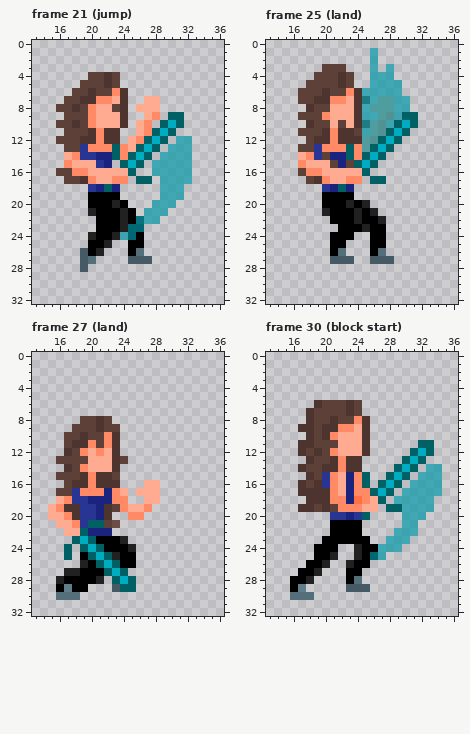
Pixel-art file: assets/characters/lilah.aseprite. The picture above was drawn from the file before the commit.
50x34 pixels, 39 frames. Shown: frame 21 (jump): x 13..36, y 0..32; frame 25 (land): x 13..36, y 0..32; frame 27 (land): x 13..36, y 0..32; frame 30 (block start): x 13..36, y 0..32. The commit also changed other frames, which this record leaves out.
And afterwards:
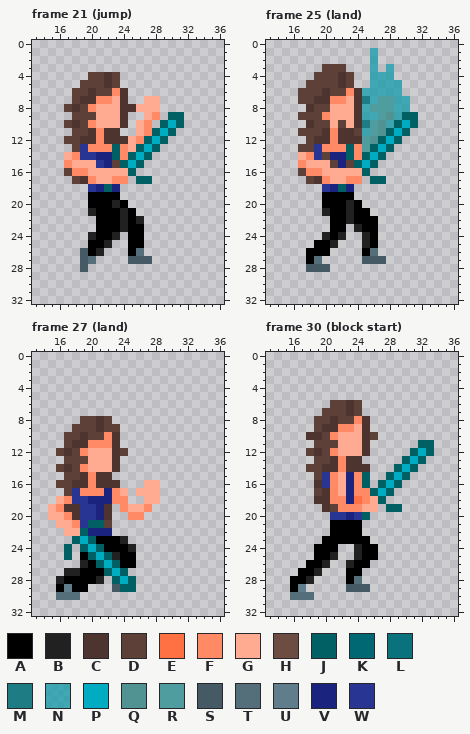
Palette (. is transparent): A #000000  B #212121  C #4e342e  D #5d4037  E #ff7043  F #ff8a65  G #ffab91  H #6d4c41  J #006064  K #006873  L #0a727d  M #1d7c84  N #0097a7af  P #00acc1  Q #509392  R #509da0  S #455a64  T #546e7a  U #607d8b  V #1a237e  W #283593
Commit: Update jump animations
The edit:
Frame 21 (jump), layers "Layer 2", "Layer 1":
The author changed colour K to colour A in row 23 at x 25 to 26; in row 24 at x 25.
The author changed colour L to colour B in row 22 at x 26.
Colour C now appears in row 8 at x 25; in row 12 at x 24.
Colour D now appears in row 15 at x 23.
The author changed colour F to colour D in row 9 at x 20.
The author changed colour D to colour G in row 8 at x 23.
Colour D is gone in row 7 at x 17; in row 8 at x 16; in row 9 at x 17; in row 10 at x 16; in row 11 at x 17; in row 12 at x 16.
Colour D is gone in row 13 at x 17; in row 16 at x 16; in row 17 at x 17.
Colour N is gone in row 12 at x 31 to 32; in row 13 at x 30 to 32; in row 14 at x 29 to 32; in rows 15 to 16 at x 28 to 32; in row 17 at x 29 to 32; in rows 18 to 19 at x 29 to 31.
Colour N is gone in row 20 at x 28 to 30; in row 21 at x 27 to 29; in row 22 at x 27 to 28; in row 24 at x 24.
Frame 25 (land), layer "Layer 1":
Colour A now appears in row 23 at x 21; in row 25 at x 19 to 20; in row 26 at x 18 to 20 and 25; in row 27 at x 18.
The author changed colour B to colour A in rows 21 to 22 at x 24; in row 23 at x 25.
Colour B now appears in row 24 at x 20 and 25; in row 25 at x 25.
The author changed colour A to colour B in rows 21 to 22 at x 23; in row 23 at x 24; in row 24 at x 22; in row 25 at x 21.
Colour S now appears in row 27 at x 25; in row 28 at x 18 to 20.
Colour T now appears in row 27 at x 19.
The author changed colour A to colour T in row 26 at x 26.
Colour A is gone in rows 23 to 24 at x 23 and 27; in row 25 at x 22 and 27; in row 26 at x 21.
Colour B is gone in row 20 at x 25; in row 21 at x 26; in row 22 at x 27.
Colour S is gone in row 27 at x 21 to 23 and 28.
Colour T is gone in row 26 at x 22 and 27.
Frame 27 (land), layer "Layer 1":
Colour D now appears in row 12 at x 16 and 24; in row 14 at x 16; in row 16 at x 16.
The author changed colour D to colour F in row 11 at x 21.
The author changed colour F to colour G in row 12 at x 21.
Colour D is gone in row 13 at x 16 and 24; in row 15 at x 16 and 23; in row 17 at x 16; in row 19 at x 23.
Colour H is gone in row 21 at x 23.
Frame 30 (block start), layers "Layer 2", "Layer 1":
The author changed colour K to colour A in row 25 at x 26.
Colour C now appears in row 14 at x 25.
The author changed colour D to colour C in row 10 at x 19.
Colour D now appears in row 10 at x 26.
The author changed colour C to colour D in row 10 at x 20; in row 17 at x 19.
Colour C is gone in row 6 at x 19; in rows 7 to 8 at x 18; in row 9 at x 17 to 18; in row 11 at x 17 to 18; in row 12 at x 17; in row 13 at x 18.
Colour C is gone in row 14 at x 17; in row 15 at x 18; in row 16 at x 17; in row 17 at x 17 to 18; in row 18 at x 18; in row 19 at x 17 to 18.
Colour D is gone in row 6 at x 20; in row 7 at x 19; in row 16 at x 18; in row 19 at x 19.
Colour N is gone in row 14 at x 33 to 34; in row 15 at x 32 to 34; in row 16 at x 31 to 34; in row 17 at x 30 to 34; in row 18 at x 29 to 33; in row 19 at x 30 to 33.
Colour N is gone in row 20 at x 30 to 32; in row 21 at x 30 to 31; in row 22 at x 29 to 31; in row 23 at x 28 to 30; in row 24 at x 27 to 29; in row 25 at x 27.
Where, in picture pixels (left, top, right, bottom), the same in both pictures:
changed: (56, 96, 192, 240)
changed: (306, 200, 394, 272)
changed: (56, 440, 128, 528)
changed: (298, 400, 330, 512)
changed: (362, 432, 442, 560)
